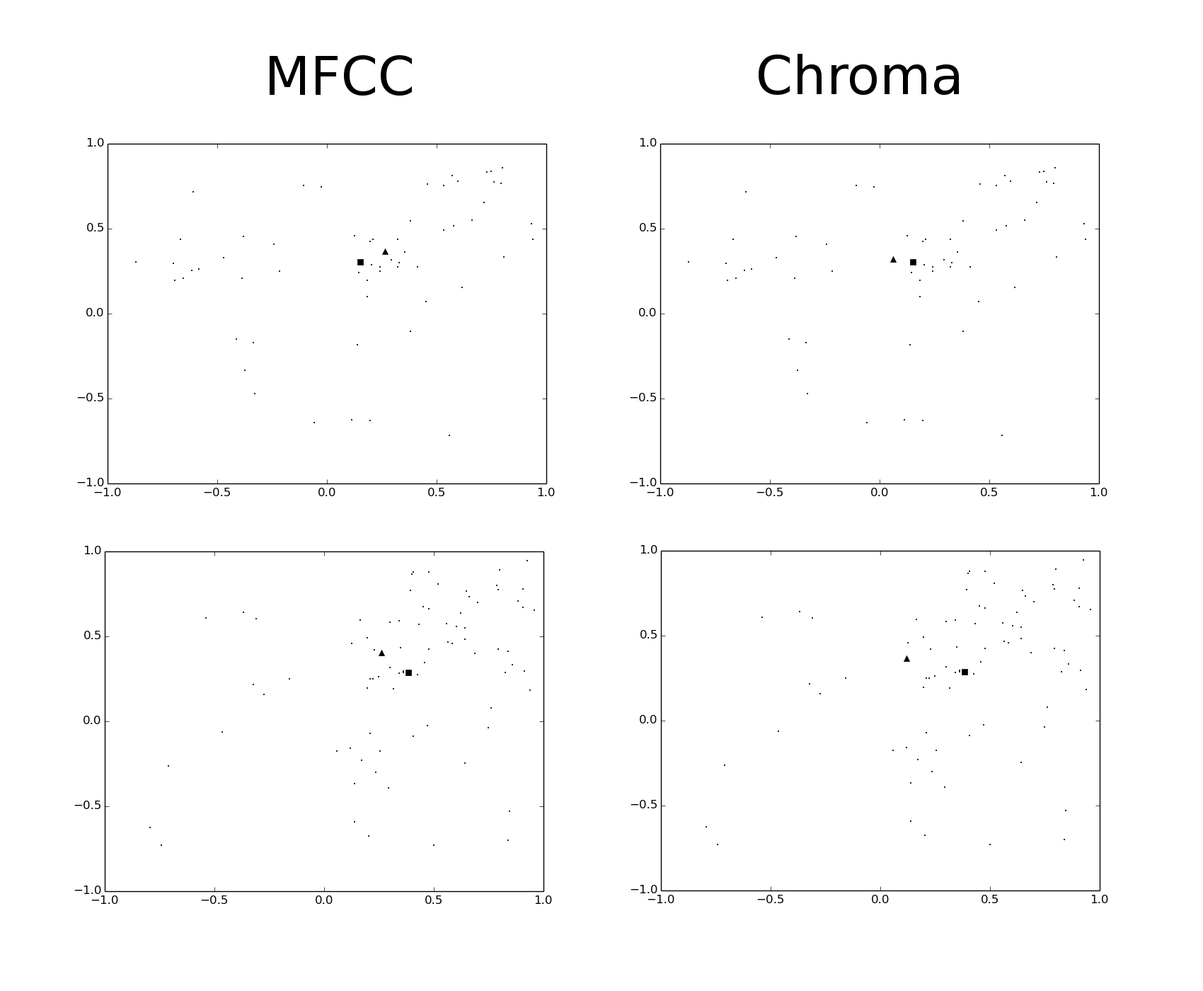
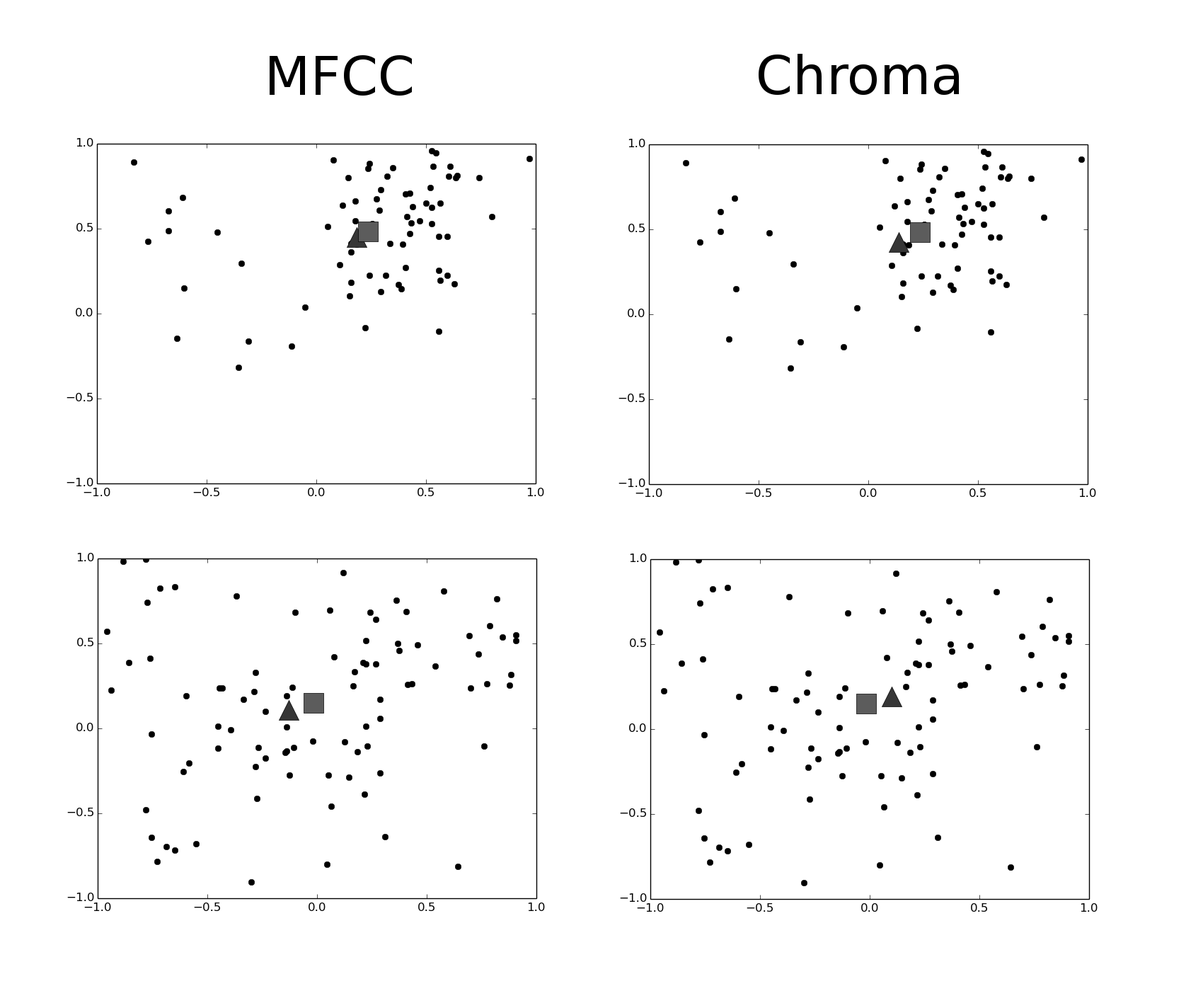
Layered file, before and after one edit (1203px x 991px). Changes by layer:
added layer "569.png #1" above "569.png" over (618, 137, 1108, 497)
added layer "569.png" above "571.png #1" over (66, 137, 555, 496)
painted on "571.png #1" over (67, 545, 552, 911)
painted on "413.png #1" over (66, 137, 555, 496)
added layer "551.png #1" above "551.png" over (67, 545, 552, 911)
added layer "551.png" above "571.png" over (619, 544, 1108, 912)
painted on "571.png" over (619, 544, 1108, 912)
painted on "413.png" over (618, 137, 1108, 497)
